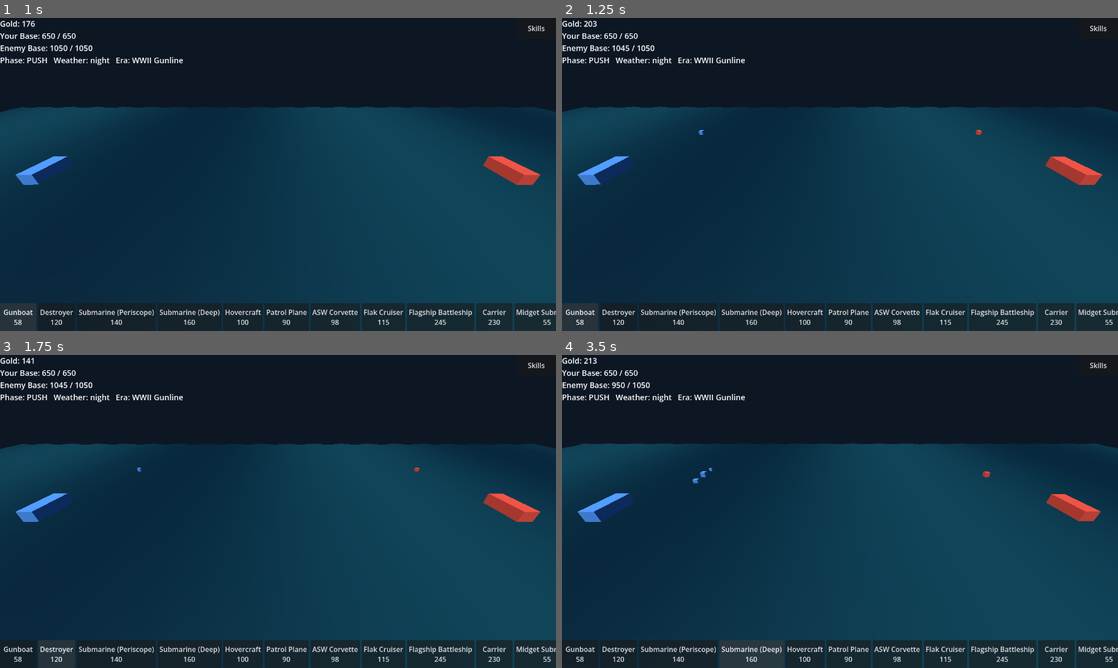
Above: before the commit, frames 1-4 (two rows, left to right).
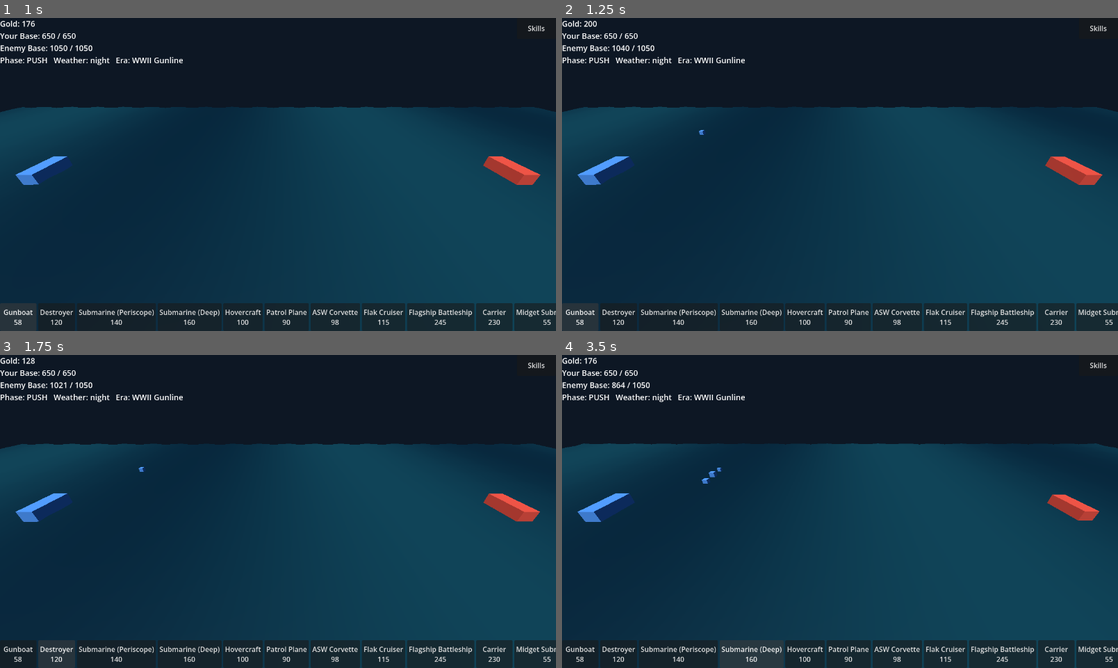
Above: after the commit, the same moments.

Repository: icomppower/iron-corridor
Game: Godot game, scene res://presentation/Main.tscn
Two runs of this game, one before a commit and one after it. Both use one fixed random seed, a clock stepped at 60 frames per second and the inputs below.
Inputs:
- Up to frame 1 (1 s): click "Gunboat 58" at 0.5 s
- Up to frame 2 (1.25 s): no input
- Up to frame 3 (1.75 s): click "Destroyer 120" at 1.25 s
- Up to frame 4 (3.5 s): click "Submarine (Periscope) 140" at 2 s; click "Submarine (Deep) 160" at 2.75 s

Frame 1 is identical in both runs. In frame 2, less than 0.1% of the frame differs, in the area x 5-97%, y 0-53%; in frame 3, 0.1%; in frame 4, 0.3%, in the area x 4-97%, y 0-54%.

Commit message:
Balance convergence pass 10: bounded saving + win-rate telemetry
Turtle's 1.00 survived the versatility tax — the residual scheduler
artifact: unit save-ups still freeze every list containing an expensive
slot (mixed loses ~20 ticks per flagship save; enemy AI stalls too),
while turtle's three cheap items make it the only stall-free rotation
in the game. Cheap-only lists were structurally dominant regardless of
unit stats.

- scheduler: saving is bounded — hold gold only for an item within 150g
  of reach; otherwise buy the next-most-overdue affordable item. Stalls
  cap at ~1 decision; subs (140g) stay save-eligible so Balance5 holds
- oracle_check now prints a per-level win-rate table every run (the
  results artifact is egress-blocked from this session; tuning blind on
  FAIL lines alone cost several passes)
- midget_sub attack 13 -> 11: last Balance1 outlier (0.83 exchange eff,
  free wins vs a taxed roster)
- L1 back to a mixed rotation at income 9.5, L2 11.5: taxed player
  comps vs an untaxed gunboat-swarm inverted the early curve

Co-Authored-By: Claude Fable 5 <noreply@anthropic.com>
Claude-Session: https://claude.ai/code/session_01CdRtWNHmvePL8b9JUYqr96

Diff:
--- a/data/levels/level_01.json
+++ b/data/levels/level_01.json
@@ -2,7 +2,7 @@
   "id": "level_01",
   "name": "Coastal Approach",
   "turn_budget": 400,
-  "enemy_income_base": 11.0,
+  "enemy_income_base": 9.5,
   "enemy_base_hp": 1050,
   "player_base_hp": 650,
   "enemy_roster": [
@@ -39,7 +39,6 @@
   },
   "enemy_priority": [
     "gunboat",
-    "gunboat",
     "destroyer",
     "submarine_shallow",
     "INCOME"
--- a/data/levels/level_02.json
+++ b/data/levels/level_02.json
@@ -2,7 +2,7 @@
   "id": "level_02",
   "name": "Strait Contest",
   "turn_budget": 390,
-  "enemy_income_base": 13.0,
+  "enemy_income_base": 11.5,
   "enemy_base_hp": 1300,
   "player_base_hp": 680,
   "enemy_roster": [
--- a/data/units/units.json
+++ b/data/units/units.json
@@ -194,7 +194,7 @@
     "cost": 55,
     "spawn_time": 3.0,
     "hp": 18.0,
-    "attack": 13.0,
+    "attack": 11.0,
     "weapon": "torpedo",
     "detect": [
       "surface"
--- a/harness/oracle_check.gd
+++ b/harness/oracle_check.gd
@@ -39,6 +39,18 @@
 	_check_counter_chain(data, catalog)
 	_check_economy_curve(data, catalog)
 	_check_depth_layer_relevance(data, catalog)
+
+	print("\n===== WIN RATE TABLE =====")
+	for level in catalog.levels:
+		var level_id: String = level["id"]
+		var strat_map: Dictionary = data["level_strategy_stats"][level_id]
+		var parts := []
+		var sum := 0.0
+		for strat in ["rush", "eco", "turtle", "mixed"]:
+			var wr: float = float(strat_map[strat]["win_rate"])
+			sum += wr
+			parts.append("%s=%.2f" % [strat, wr])
+		print("  %s avg=%.3f  %s" % [level_id, sum / 4.0, "  ".join(parts)])
 
 	print("\n===== ORACLE REPORT =====")
 	for p in passes:
--- a/sim/strategies.gd
+++ b/sim/strategies.gd
@@ -67,7 +67,13 @@
 ## rotation. Their exponentially-growing prices otherwise stall military
 ## production for dozens of ticks while the side banks gold — the stall,
 ## not the upgrade, ends up deciding matches.
+##
+## Saving is also bounded: a side only holds gold for an item already
+## within SAVE_REACH of its balance. Unbounded saving froze every list
+## containing an expensive unit for its full price, which made cheap-only
+## rotations structurally dominant regardless of unit stats.
 const UPGRADE_HEADROOM := 1.5
+const SAVE_REACH := 150.0
 
 static func _spend_weighted(side: Dictionary, catalog: Catalog, economy: Dictionary, tick: int, priority: Array) -> void:
 	for item in ["INCOME", "INSTALLMENT"]:
@@ -80,16 +86,28 @@
 	var attempts := 0
 	while attempts < MAX_WEIGHTED_BUYS_PER_DECISION:
 		attempts += 1
-		var best := ""
-		var best_credit := -1.0
-		for item in units:
-			if float(credit.get(item, 0.0)) > best_credit and _purchasable(side, catalog, item):
-				best = item
-				best_credit = credit[item]
-		if best == "" or not _affordable(side, catalog, economy, best):
+		var ranked := units.filter(func(i): return _purchasable(side, catalog, i))
+		ranked.sort_custom(func(a, b): return float(credit.get(a, 0.0)) > float(credit.get(b, 0.0)))
+		if ranked.is_empty():
 			break
-		_execute_buy(side, catalog, economy, tick, best)
-		credit[best] = 0.0
+		var top: String = ranked[0]
+		if _affordable(side, catalog, economy, top):
+			_execute_buy(side, catalog, economy, tick, top)
+			credit[top] = 0.0
+			continue
+		if MatchSim.spawn_cost(side, catalog, top, economy) <= float(side["gold"]) + SAVE_REACH:
+			break # close enough — hold gold and save for it
+		# Top item is far out of reach: keep the economy flowing with the
+		# next-most-overdue affordable item instead of freezing.
+		var bought := false
+		for item in ranked.slice(1):
+			if _affordable(side, catalog, economy, item):
+				_execute_buy(side, catalog, economy, tick, item)
+				credit[item] = 0.0
+				bought = true
+				break
+		if not bought:
+			break
 	side["_credit"] = credit
 
 static func _upgrade_cost(side: Dictionary, economy: Dictionary, item: String) -> float:
